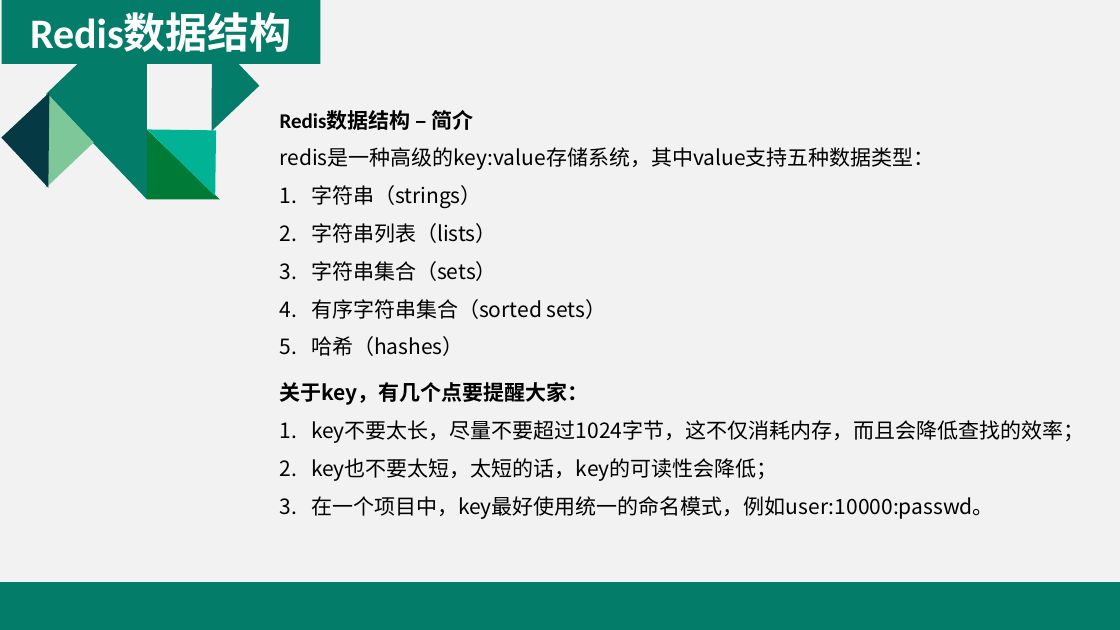
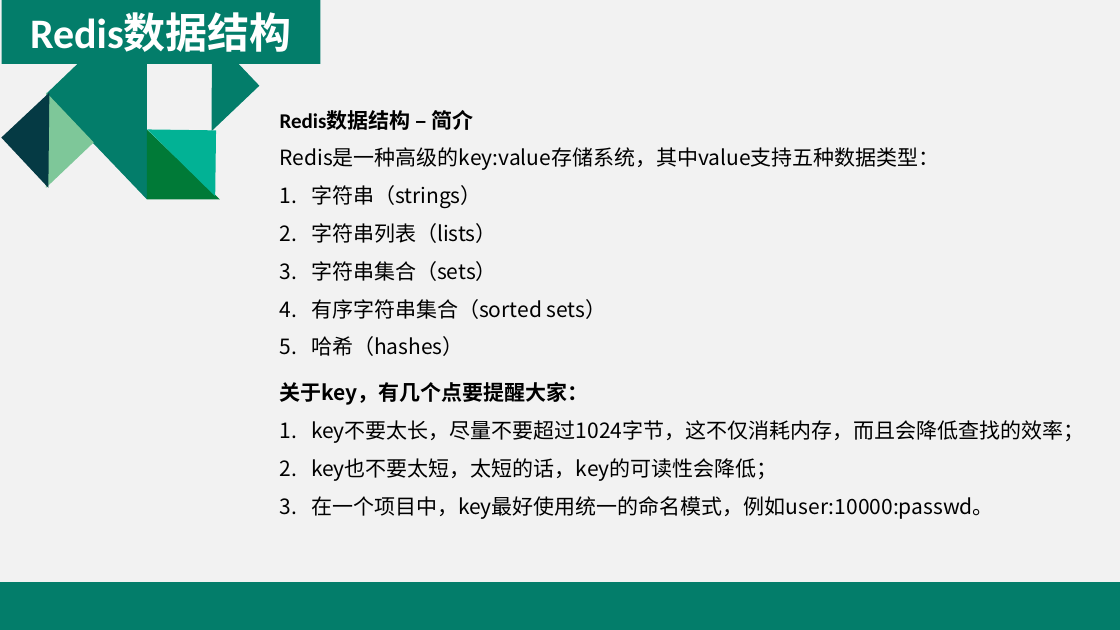
Before and after one commit to yuanhongqiu/baobaotao, a slide deck: slide 10 of taotao-manage/taotao-manage-web/src/main/resources/Redis介绍.pptx. Drawn at 1120x630 pixels with LibreOffice and Linux fonts; fonts in the diff are those of the drawing. Boxes give left, top, right and bottom in pixels: in the first picture for what was removed or moved away, otherwise in the second. Text is boxed around its words. In the diff, an @@ line names an element or a change of style, - is before the commit and + after.

```diff
--- a/taotao-manage/taotao-manage-web/src/main/resources/Redis介绍.pptx
+++ b/taotao-manage/taotao-manage-web/src/main/resources/Redis介绍.pptx
@@ text at (280,147,940,170): text changed @@
-redis是一种高级的key:value存储系统，其中value支持五种数据类型：
+Redis是一种高级的key:value存储系统，其中value支持五种数据类型：
```
Also in this commit, not shown: 16 other slides changed, 8 slides added, 11 slides removed.
